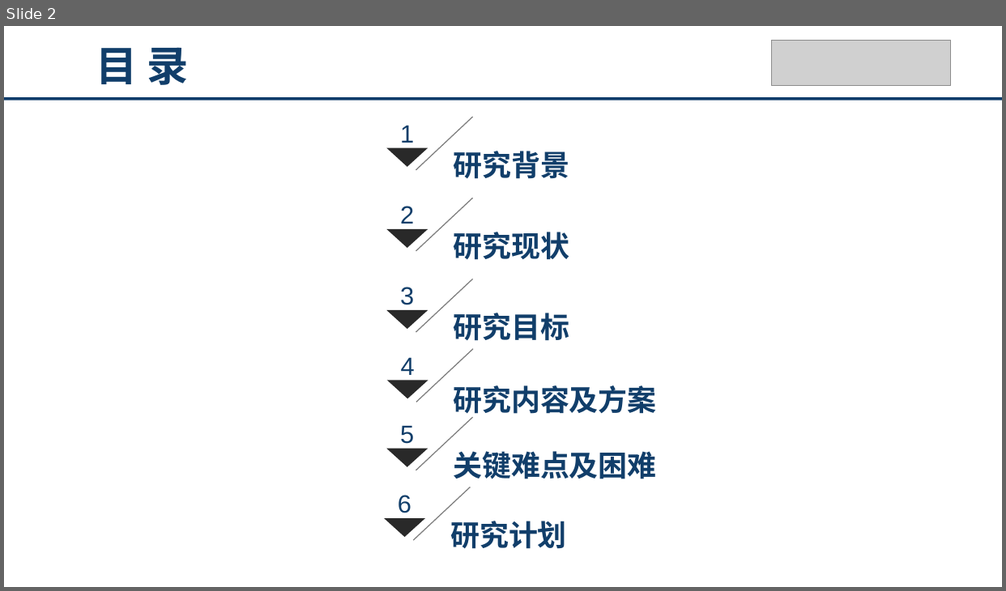
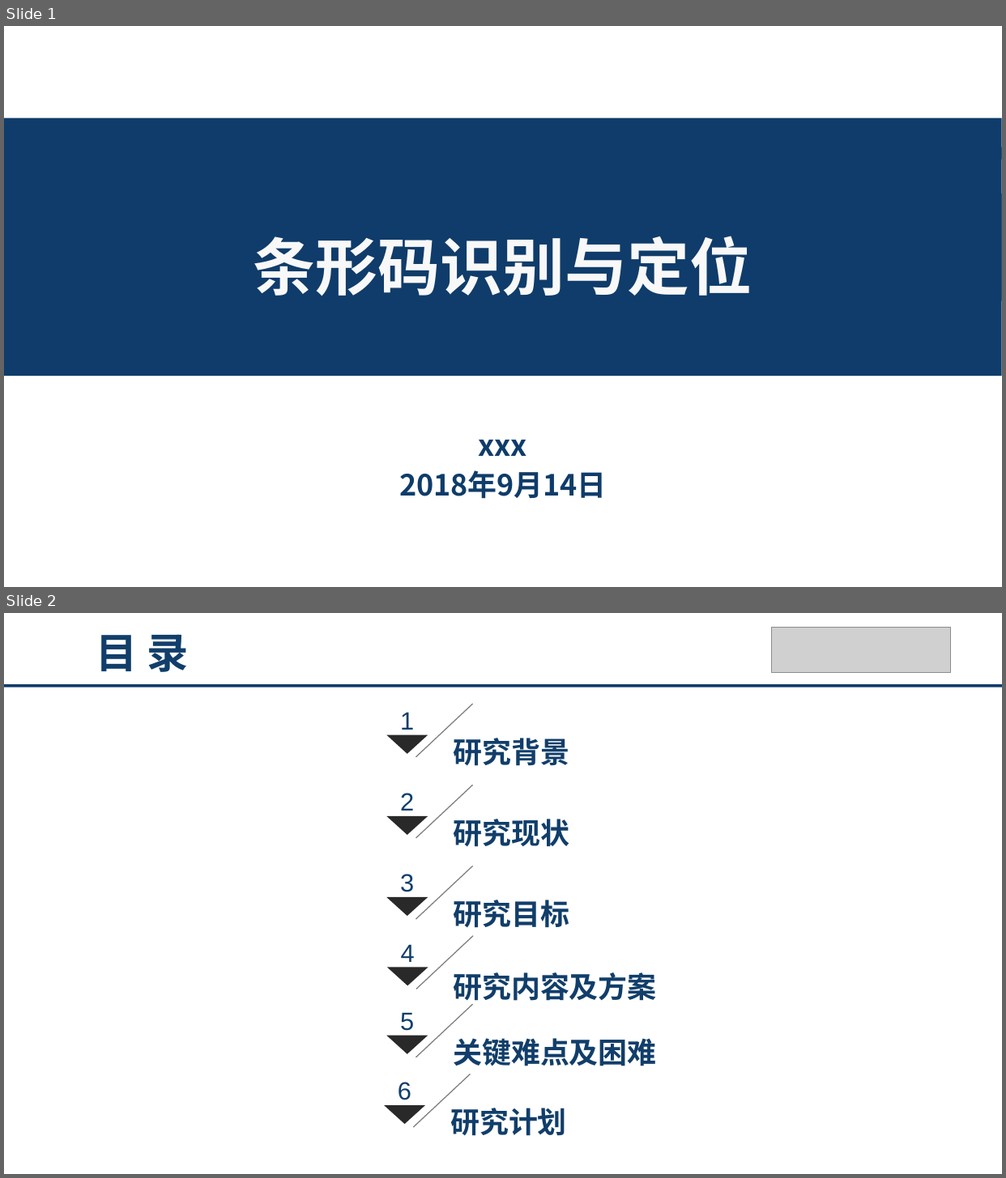
Before and after one commit to QinyuanZhou/Rubbish, a slide deck: PPT_for_barcode.pptx. Shown one above the other, each under a label of ours: slide 2 before the commit, slides 1 and 2 after it. The pictures are 1006x591 and 1006x1178 pixels, drawn with LibreOffice and Linux fonts; fonts in the diff are those of the drawing; grey boxes stand for pictures. Boxes give left, top, right and bottom in pixels: in the first picture for what was removed or moved away, otherwise in the second. Text is boxed around its words. In the diff, an @@ line names an element or a change of style, - is before the commit and + after.

```diff
--- a/PPT_for_barcode.pptx
+++ b/PPT_for_barcode.pptx
@@ slide 1 added at [4,26,1002,587], background #FFFFFF @@
@@ rectangle added at [4,118,1002,159], fill #0F3C6A @@
@@ rectangle added at [4,148,1002,376], fill #0F3C6A @@
@@ text added at [253,236,752,297], 60 pt, text #F8F8F8, bold @@
+条形码识别与定位
@@ text added at [399,440,607,499], 28 pt, text #0F3C6A, bold @@
+xxx
+2018年9月14日
```
Also in this commit, not shown: 1 slide changed, 1 slide removed.
